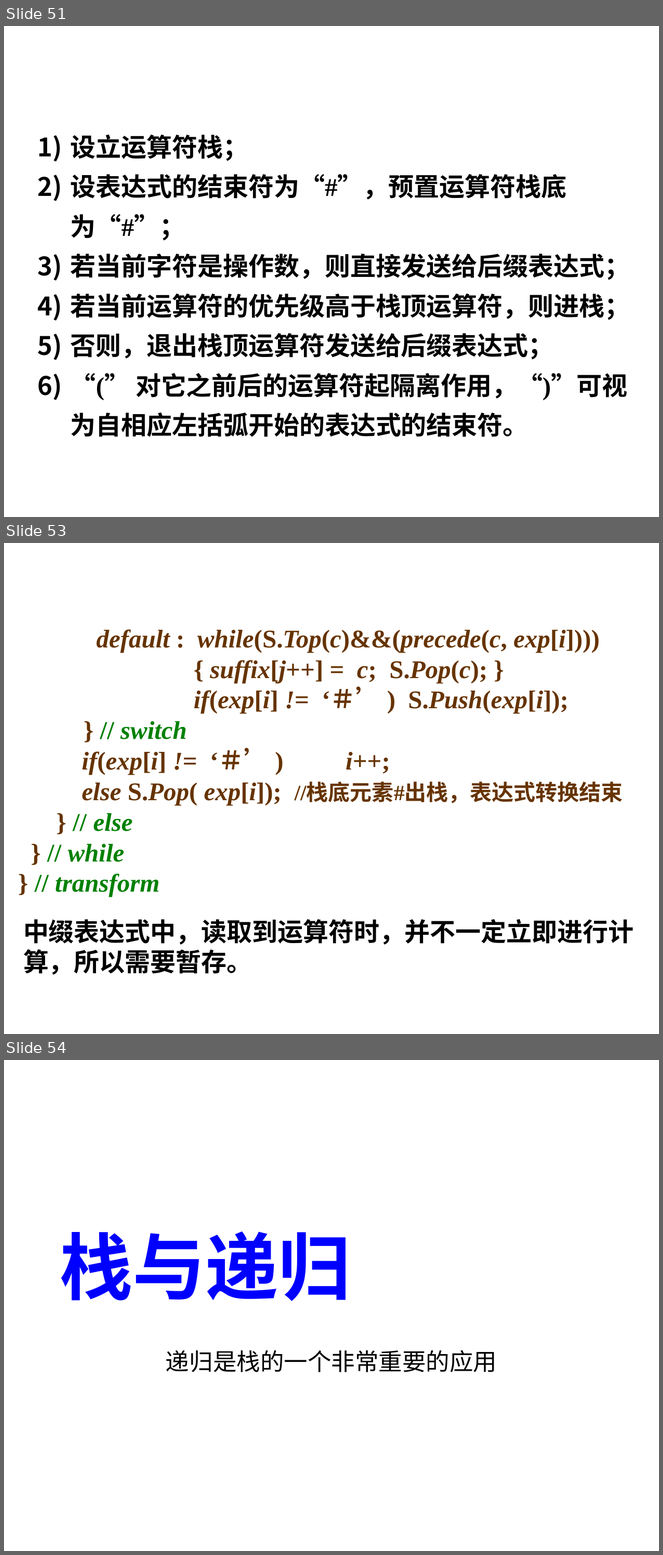
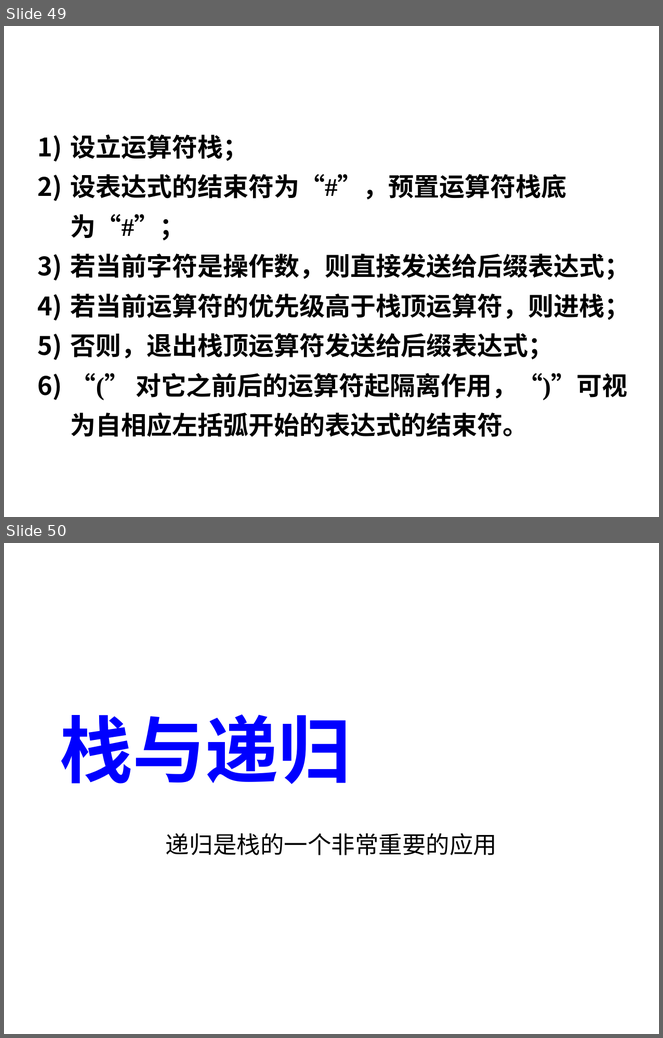
Before and after one commit to basilwang/datastructure, a slide deck: chapter3.ppt. Shown one above the other, each under a label of ours: slides 51, 53 and 54 before the commit, slides 49 and 50 after it; the slides between them are not shown. The pictures are 663x1555 and 663x1038 pixels, drawn with LibreOffice and Linux fonts; fonts in the diff are those of the drawing; background and template pictures are left out. Boxes give left, top, right and bottom in pixels: in the first picture for what was removed or moved away, otherwise in the second. Text is boxed around its words. In the diff, an @@ line names an element or a change of style, - is before the commit and + after.

```diff
--- a/chapter3.ppt
+++ b/chapter3.ppt
@@ slide 53 removed at bbox=[4, 543, 659, 1034], background picture (left out) @@
@@ text removed at bbox=[21, 571, 501, 616] @@
-从中缀表达式求得后缀式
@@ text removed at bbox=[55, 629, 623, 897] @@
-default : while(S.Top(c)&&(precede(c, exp[i])))
-{ suffix[j++] = c; S.Pop(c); }
-if(exp[i] != ‘＃’ ) S.Push(exp[i]);
-} // switch
-if(exp[i] != ‘＃’ ) i++;
-else S.Pop( exp[i]); //栈底元素#出栈，表达式转换结束
-} // else
-} // while
-} // transform
@@ text removed at bbox=[23, 919, 634, 975] @@
-中缀表达式中，读取到运算符时，并不一定立即进行计算，所以需要暂存。
@@ what was slide 51 is now slide 49 @@
@@ what was slide 54 is now slide 50 @@
```
Also in this commit, not shown: 2 slides changed, 3 other slides removed, 4 other files.
